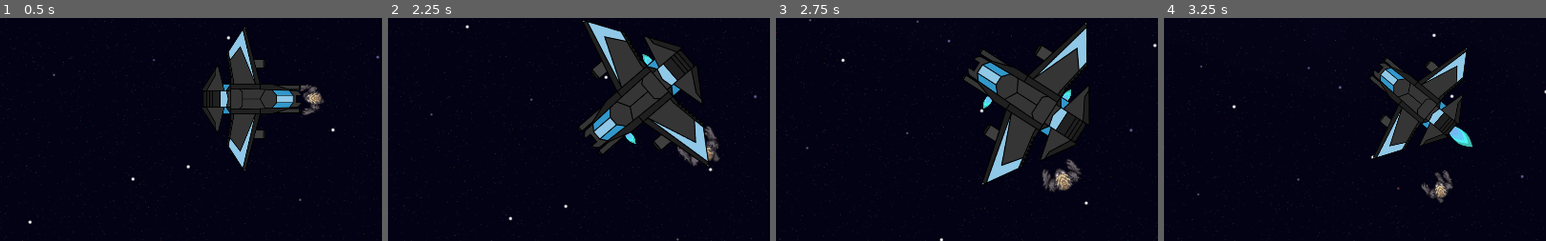
Above: before the commit, frames 1-4 (left to right).
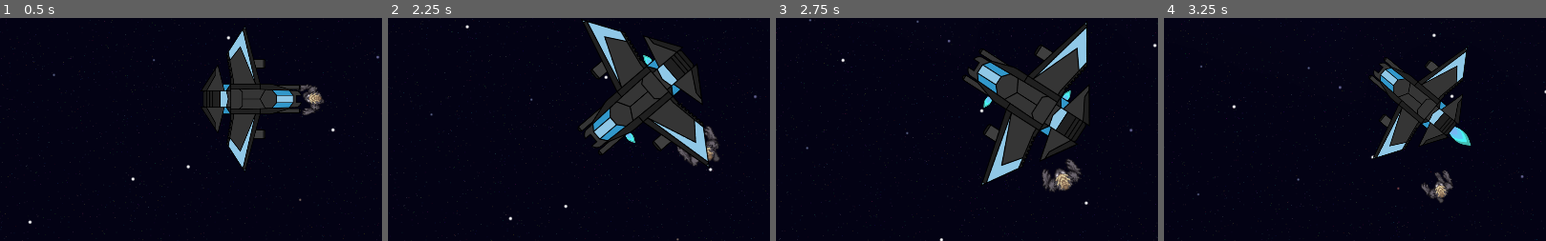
Above: after the commit, the same moments.

Repository: Bradels/minijam2022
Game: Godot game, scene res://Levels/SpaceshipTest.tscn
The game is run twice, just before and just after one commit, with the same random seed, the same clock (stepped at 60 frames per second) and the same inputs. This scene is started directly instead of the project's main scene.
Inputs (mouse positions are % of the whole screen's width and height, from its top left):
- Up to frame 1 (0.5 s): no input
- Up to frame 2 (2.25 s): move the mouse to (72, 45) at 0.52 s; press the mouse at (72, 45) at 0.53 s; hold D (right) 0.53-1.28 s; move the mouse to (30, 55) at 1.27 s; release the mouse at (30, 55) at 1.28 s; hold S (down) 1.28-2.03 s; right-click (30, 55) at 1.35 s; move the mouse to (60, 28) at 2.02 s; hold D (right) from 2.03 s (still down); hold Mouse wheel up (zoom_in) from 2.03 s (still down)
- Up to frame 3 (2.75 s): keep holding D (right); keep holding Mouse wheel up (zoom_in)
- Up to frame 4 (3.25 s): move the mouse to (45, 70) at 2.77 s; release D (right) at 2.78 s; release Mouse wheel up (zoom_in) at 2.78 s; hold W (ship_forward) from 2.78 s (still down); tap Mouse wheel down (zoom_out) at 2.85 s
The pictures show only the part of the screen within x 17-67%, y 32-82%; the shares and areas given below are measured in that part.

Frame 1 is identical in both runs. In frame 2, less than 0.1% of the frame differs, in the area x 62-70%, y 16-57%; in frame 3, less than 0.1%; in frame 4, 0.1%, in the area x 74-81%, y 48-59%.

Commit message:
Added a projectile Manager

Diff:
--- a/Components/Entities/Spaceship/Spaceship.tscn
+++ b/Components/Entities/Spaceship/Spaceship.tscn
@@ -81,7 +81,6 @@
 rotation = 1.5708
 scale = Vector2( 0.5, 0.5 )
 frames = SubResource( 16 )
-frame = 1
 playing = true
 
 [node name="ReverseLeft" type="AnimatedSprite" parent="Thrusters"]
@@ -89,7 +88,6 @@
 rotation = 1.5708
 scale = Vector2( 0.2, 0.2 )
 frames = SubResource( 16 )
-frame = 1
 playing = true
 flip_v = true
 
@@ -98,7 +96,6 @@
 rotation = 1.5708
 scale = Vector2( 0.2, 0.2 )
 frames = SubResource( 16 )
-frame = 1
 playing = true
 flip_v = true
 
@@ -106,7 +103,6 @@
 position = Vector2( 32, -24 )
 scale = Vector2( 0.2, 0.2 )
 frames = SubResource( 16 )
-frame = 1
 playing = true
 flip_v = true
 
@@ -114,7 +110,6 @@
 position = Vector2( -32, -24 )
 scale = Vector2( 0.2, 0.2 )
 frames = SubResource( 16 )
-frame = 1
 playing = true
 flip_v = true
 
@@ -122,14 +117,12 @@
 position = Vector2( 32, 24 )
 scale = Vector2( 0.2, 0.2 )
 frames = SubResource( 16 )
-frame = 1
 playing = true
 
 [node name="RightRear" type="AnimatedSprite" parent="Thrusters"]
 position = Vector2( -32, 24 )
 scale = Vector2( 0.2, 0.2 )
 frames = SubResource( 16 )
-frame = 1
 playing = true
 
 [node name="Weapons" type="Node2D" parent="."]
--- /dev/null
+++ b/Components/Managers/ProjectileManager/ProjectileManager.gd
@@ -0,0 +1,52 @@
+extends Node
+
+class_name ProjectileManager
+
+
+enum PROJECTILE_TYPE {SHIP_PRIMARY,SHIP_SECONDARY,PAWN_PRIMARY}
+
+onready var is_multiplayer = get_tree().has_network_peer()
+var ship_primary_projectile = preload("res://Components/Entities/Projectiles/Phaser.tscn")
+var ship_secondary_projectile = preload("res://Components/Entities/Projectiles/Phaser.tscn")
+var pawn_primary_projectile = preload("res://Components/Entities/Projectiles/Bullet.tscn")
+
+var projectiles = {}
+
+var projectile_type_map = {
+	"pawn_bullet" : PROJECTILE_TYPE.PAWN_PRIMARY,
+	"ship_prime" : PROJECTILE_TYPE.SHIP_PRIMARY,
+	"ship_secondary": PROJECTILE_TYPE.SHIP_SECONDARY
+}
+
+func _on_projectile_fired(type,props) -> void:
+
+	spawn_projectile(
+		projectile_type_map[props["type"]],
+		props["posistion"],
+		props["rotation"],
+		props["velocity"],
+		props["id"],
+		props["ownerid"])
+
+	if is_multiplayer: rpc("rpc_spawn_project",type,props)
+
+remote func spawn_projectile(
+	type:int,
+	posistion:Vector2,
+	rotation:float,
+	velocity:Vector2 = Vector2.ZERO,
+	id:String = "",
+	ownerid:String = "") -> void:
+	var scene = _look_up_projectile(type)
+	var instance = scene.instance()
+	add_child(instance)
+	instance.position = posistion
+
+func _look_up_projectile(projectile_type:int) -> PackedScene:
+	if projectile_type == PROJECTILE_TYPE.SHIP_PRIMARY:
+		return ship_primary_projectile
+	if projectile_type == PROJECTILE_TYPE.SHIP_SECONDARY:
+		return ship_secondary_projectile
+	if projectile_type == PROJECTILE_TYPE.PAWN_PRIMARY:
+		return pawn_primary_projectile
+	return null
--- a/project.godot
+++ b/project.godot
@@ -13,9 +13,15 @@
 "class": "GameLocation",
 "language": "GDScript",
 "path": "res://Levels/RandomEnemySpawnTest.gd"
+}, {
+"base": "Node",
+"class": "ProjectileManager",
+"language": "GDScript",
+"path": "res://Components/Managers/ProjectileManager/ProjectileManager.gd"
 } ]
 _global_script_class_icons={
-"GameLocation": ""
+"GameLocation": "",
+"ProjectileManager": ""
 }
 
 [application]
